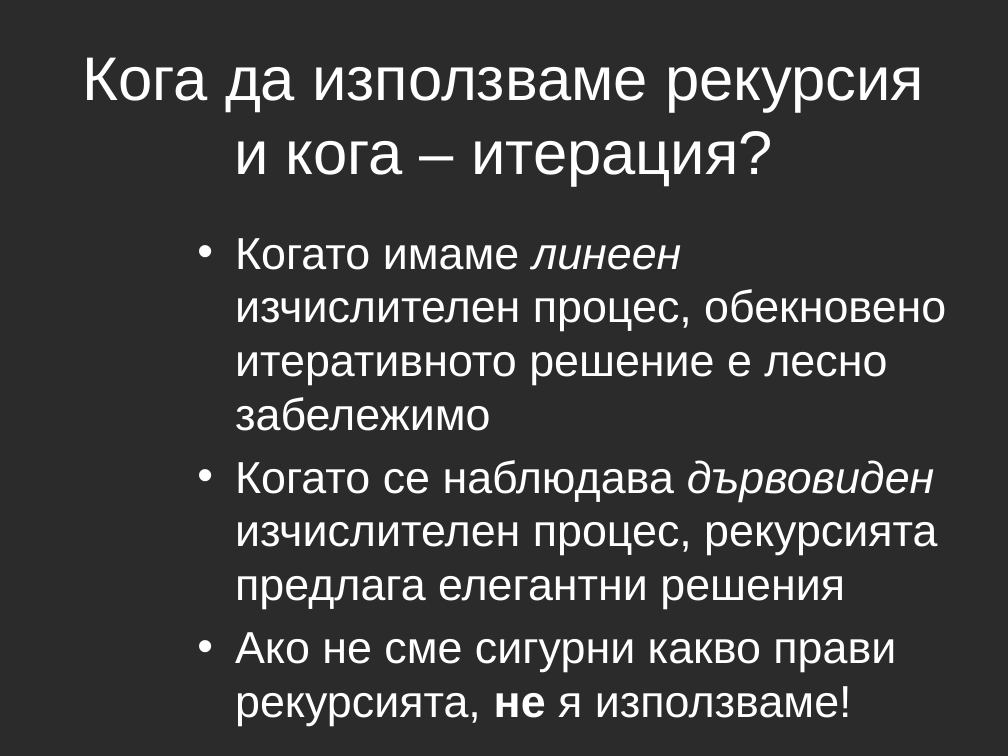
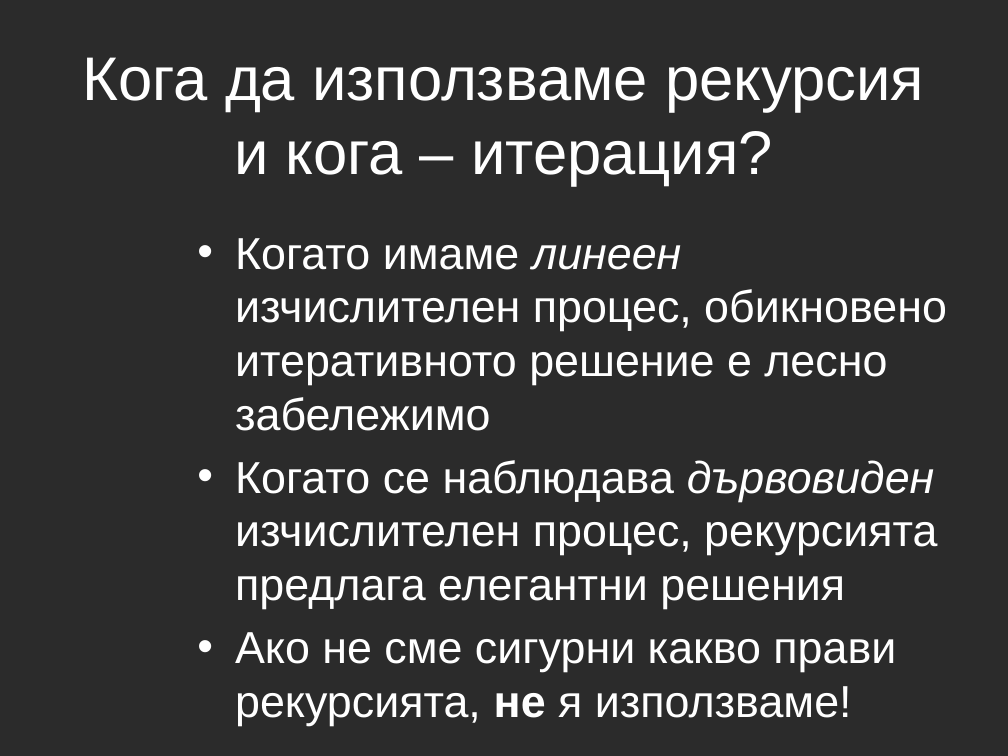
Before and after one commit to aslv/1300ruc, a slide deck: slide 28 of Lecture5/Lecture5.pptx. Drawn at 1008x756 pixels with LibreOffice and Linux fonts; fonts in the diff are those of the drawing; background and template pictures are left out; a plain dark background stands for a picture behind light text. Boxes give left, top, right and bottom in pixels: in the first picture for what was removed or moved away, otherwise in the second. Text is boxed around its words. In the diff, an @@ line names an element or a change of style, - is before the commit and + after.

```diff
--- a/Lecture5/Lecture5.pptx
+++ b/Lecture5/Lecture5.pptx
@@ text at box(235, 238, 947, 431): text changed @@
-• Когато имаме линеен изчислителен процес, обекновено итеративното решение е лесно забележимо
+• Когато имаме линеен изчислителен процес, обикновено итеративното решение е лесно забележимо
```
Also in this commit, not shown: 2 other slides changed, 10 other files.
